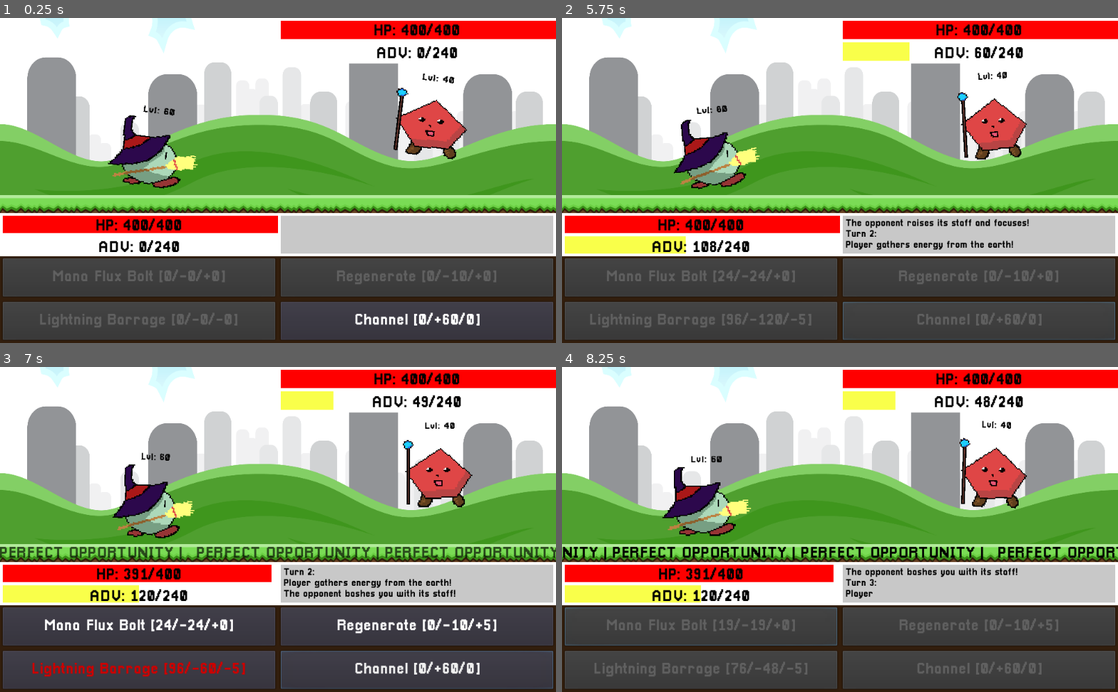
Above: before the commit, frames 1-4 (two rows, left to right).
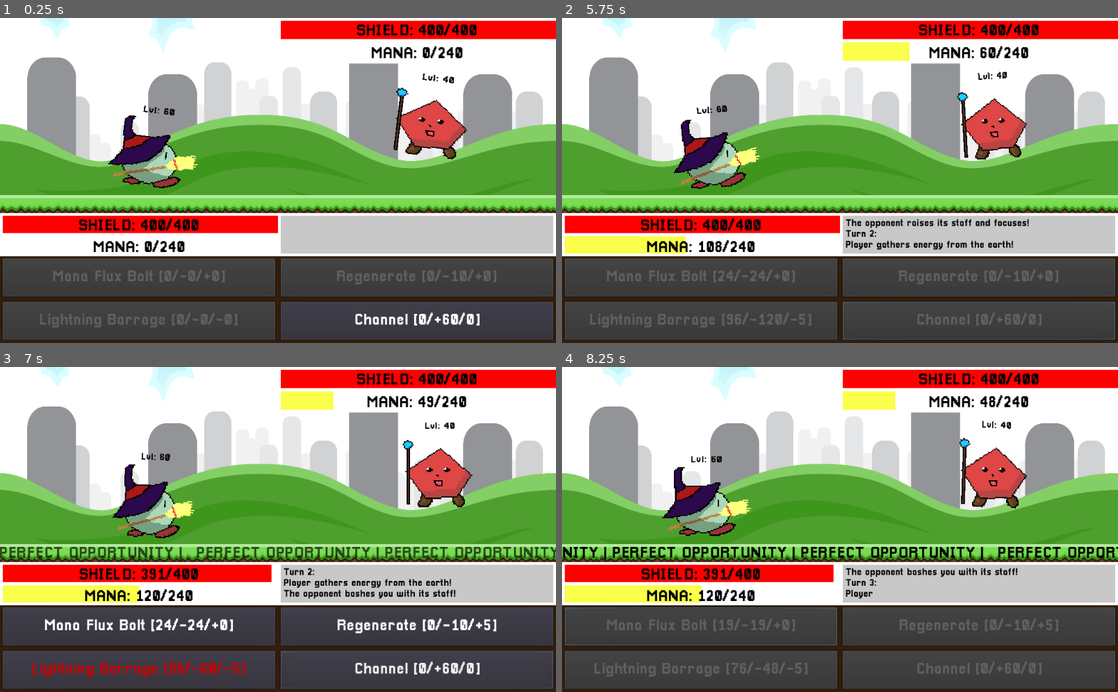
Above: after the commit, the same moments.

Repository: ArtlessAvian/kind-opponent
Game: Godot game, scene res://gameingame/BattleWView.tscn
Two runs of this game, one before a commit and one after it. Both use one fixed random seed, a clock stepped at 60 frames per second and the inputs below.
Inputs (mouse positions are in pixels of both pictures, inside the frame that each line leads up to):
- Up to frame 1 (0.25 s): no input
- Up to frame 2 (5.75 s): click "Channel [0/+60/0]" at 0.5 s; tap Enter (ui_accept) at 1.25, 1.52, 2.27, 3.77, 4.52, 5.27 s; move the mouse to (979, 31) at 1.27 s; click (979, 31) at 1.35 s; move the mouse to (979, 53) at 2.02 s; click (979, 53) at 2.1 s; move the mouse to (701, 226) at 2.77 s; click (701, 226) at 2.85 s; move the mouse to (701, 248) at 3.52 s; click (701, 248) at 3.6 s; move the mouse to (979, 235) at 4.27 s; click (979, 235) at 4.35 s; move the mouse to (673, 131) at 5.02 s; click (673, 131) at 5.1 s
- Up to frame 3 (7 s): move the mouse to (305, 529) at 5.77 s; click (305, 529) at 5.85 s; move the mouse to (194, 448) at 6.52 s; click (194, 448) at 6.6 s; tap Enter (ui_accept) at 6.77 s
- Up to frame 4 (8.25 s): click "Mana Flux Bolt [24/-24/+0]" at 7.25 s; move the mouse to (962, 513) at 8.02 s; click (962, 513) at 8.1 s

The runs differ from the first frame. In frame 1, 1.9% of the frame differs, in the area x 14-86%, y 1-73%; in frame 2, 2.0%; in frame 3, 2.0%; in frame 4, 2.0%.

Commit message:
Change UI bar flavour text

Diff:
--- a/AdvBar.tscn
+++ b/AdvBar.tscn
@@ -30,8 +30,8 @@
 custom_fonts/normal_font = ExtResource( 3 )
 custom_colors/default_color = Color( 0, 0, 0, 1 )
 bbcode_enabled = true
-bbcode_text = "[center] ADV: 100/100"
-text = " ADV: 100/100"
+bbcode_text = "[center] MANA: 100/100"
+text = " MANA: 100/100"
 scroll_active = false
 script = ExtResource( 4 )
-type_prefix = "ADV: "
+type_prefix = "MANA: "
--- a/UIHealthBar.tscn
+++ b/UIHealthBar.tscn
@@ -30,8 +30,8 @@
 custom_fonts/normal_font = ExtResource( 3 )
 custom_colors/default_color = Color( 0, 0, 0, 1 )
 bbcode_enabled = true
-bbcode_text = "[center] HP: 100/100"
-text = " HP: 100/100"
+bbcode_text = "[center] SHIELD: 100/100"
+text = " SHIELD: 100/100"
 scroll_active = false
 script = ExtResource( 4 )
-type_prefix = "HP: "
+type_prefix = "SHIELD: "
